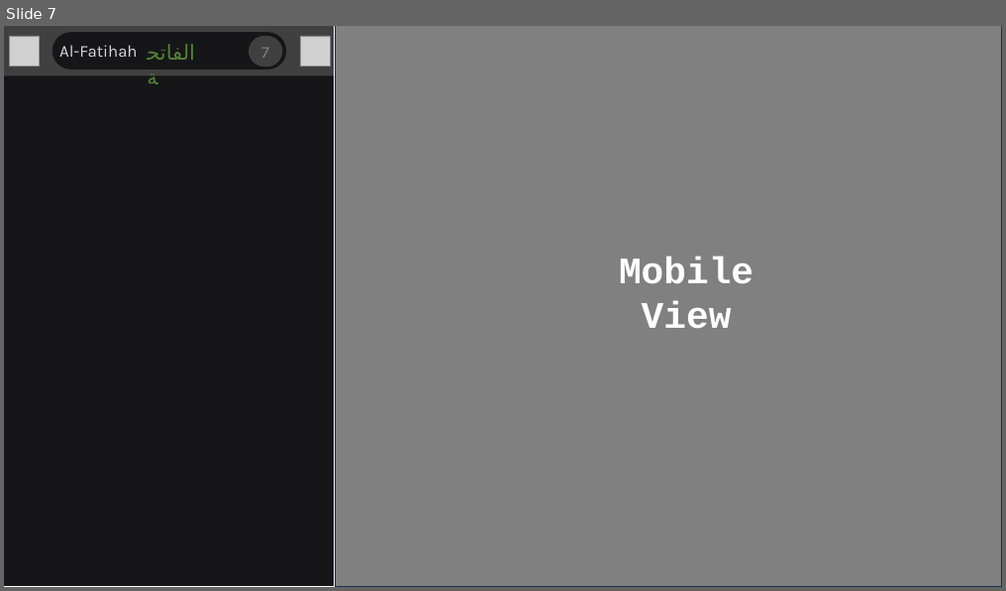
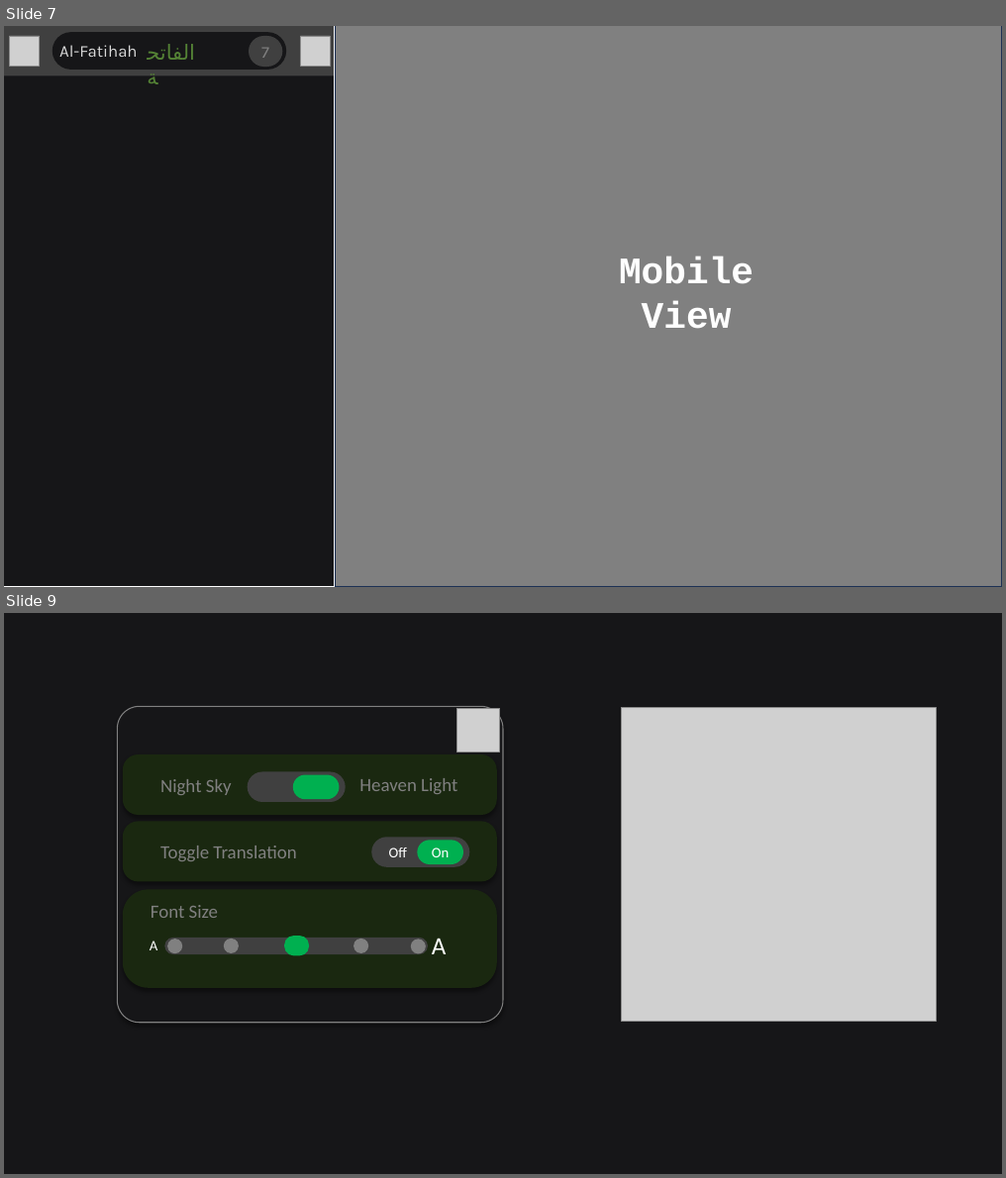
Before and after one commit to jakirhussain28/al-quran, a slide deck: GUI-design.pptx. Shown one above the other, each under a label of ours: slide 7 before the commit, slides 7 and 9 after it; the slides between them are not shown. The pictures are 1006x591 and 1006x1178 pixels, drawn with LibreOffice and Linux fonts; fonts in the diff are those of the drawing; grey boxes stand for pictures. Boxes give left, top, right and bottom in pixels: in the first picture for what was removed or moved away, otherwise in the second. Text is boxed around its words. In the diff, an @@ line names an element or a change of style, - is before the commit and + after.

```diff
--- a/GUI-design.pptx
+++ b/GUI-design.pptx
@@ slide 9 added at (x1=4, y1=613, x2=1002, y2=1174), background #161618 @@
@@ rounded rectangle added at (x1=117, y1=707, x2=503, y2=1023), fill #161618, outline #808080 1 pt @@
@@ picture added at (x1=456, y1=709, x2=500, y2=753) @@
@@ picture added at (x1=622, y1=707, x2=936, y2=1022) @@
@@ rounded rectangle added at (x1=123, y1=755, x2=497, y2=815), fill #1A2810 @@
@@ text added at (x1=160, y1=779, x2=232, y2=795), 18 pt, text #808080 @@
+Night Sky
@@ rounded rectangle added at (x1=248, y1=771, x2=346, y2=802), fill #404040 @@
@@ rounded rectangle added at (x1=293, y1=774, x2=340, y2=799), fill #00B050 @@
@@ text added at (x1=359, y1=778, x2=457, y2=794), 18 pt, text #808080 @@
+Heaven Light
@@ rounded rectangle added at (x1=123, y1=821, x2=497, y2=881), fill #1A2810 @@
@@ text added at (x1=160, y1=846, x2=296, y2=861), 18 pt, text #808080 @@
+Toggle Translation
@@ rounded rectangle added at (x1=371, y1=837, x2=469, y2=866), fill #404040 @@
@@ rounded rectangle added at (x1=374, y1=840, x2=421, y2=864), fill #404040, 14 pt, text #FFFFFF @@
+Off
@@ rounded rectangle added at (x1=417, y1=840, x2=463, y2=864), fill #00B050, 14 pt, text #FFFFFF @@
+On
@@ rounded rectangle added at (x1=123, y1=890, x2=497, y2=988), fill #1A2810 @@
@@ text added at (x1=151, y1=905, x2=218, y2=918), 18 pt, text #808080 @@
+Font Size
@@ rounded rectangle added at (x1=165, y1=938, x2=428, y2=956), fill #404040 @@
@@ ellipse added at (x1=167, y1=939, x2=182, y2=954), fill #808080 @@
@@ ellipse added at (x1=224, y1=939, x2=239, y2=954), fill #808080 @@
@@ rounded rectangle added at (x1=285, y1=936, x2=310, y2=956), fill #00B050 @@
@@ ellipse added at (x1=353, y1=939, x2=368, y2=954), fill #808080 @@
@@ text added at (x1=432, y1=938, x2=447, y2=955), 24 pt, text #FFFFFF @@
+A
@@ text added at (x1=150, y1=941, x2=157, y2=951), 14 pt, text #FFFFFF @@
+A
@@ ellipse added at (x1=411, y1=940, x2=426, y2=955), fill #808080 @@
```
Also in this commit, not shown: 2 slides changed, 1 other slide added, 2 slides removed, 6 other files.
